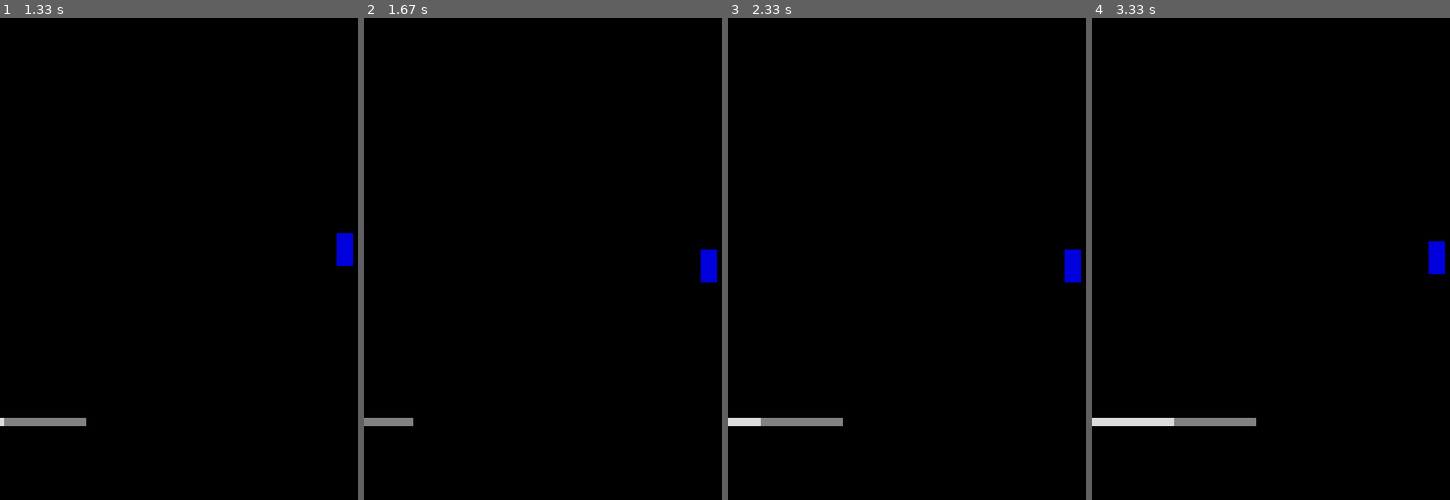
Above: before the commit, frames 1-4 (left to right).
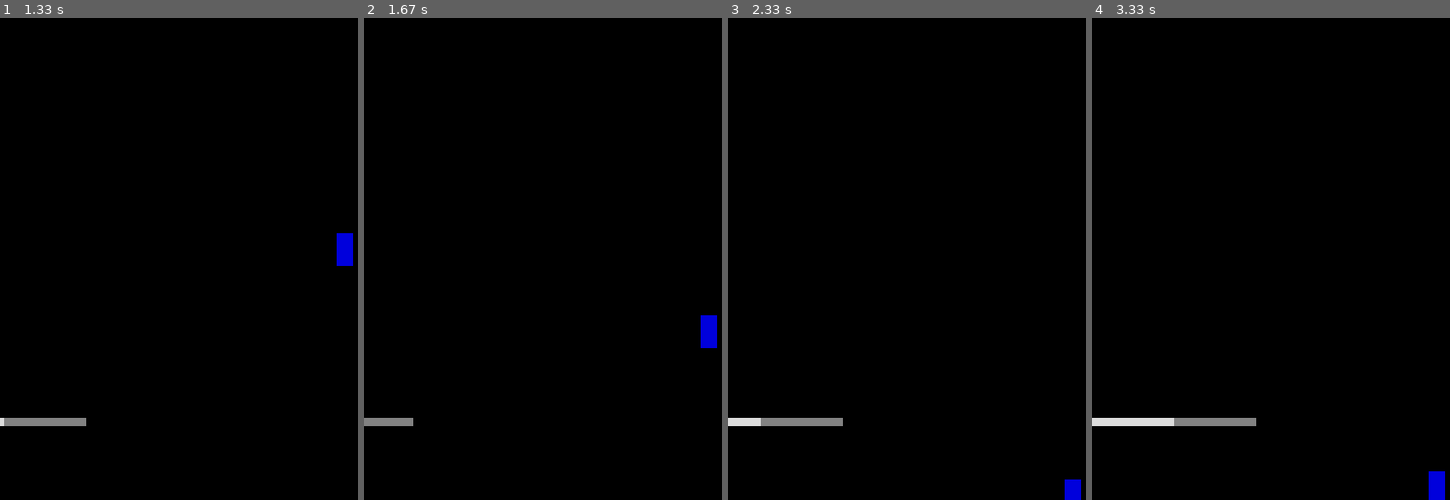
Above: after the commit, the same moments.

Repository: ericgarig/pyGame
Game: pygame game, started from main.py
Two runs of this game, one before a commit and one after it. Both use one fixed random seed, a clock stepped at 60 frames per second and the inputs below. The source is Python 2; it was converted automatically to run under Python 3.
Inputs:
- Up to frame 1 (1.33 s): hold D 0.33-0.8 s; hold W 0.83-1.13 s; hold D from 1.17 s (still down)
- Up to frame 2 (1.67 s): release D at 1.63 s
- Up to frame 3 (2.33 s): hold A 1.67-2.2 s; hold S from 2.23 s (still down)
- Up to frame 4 (3.33 s): release S at 2.53 s; hold A 2.57-2.97 s; hold W from 3 s (still down)

Frame 1 is identical in both runs. In frame 2, 0.6% of the frame differs, in the area x 94-99%, y 48-69%; in frame 3, 0.5%; in frame 4, 0.6%.

Commit message:
updated motion function

Diff:
--- a/charClass.py
+++ b/charClass.py
@@ -9,8 +9,8 @@
 
 class CharClass(BaseClass):
     allSprites = pygame.sprite.Group()
-    velx = 5
-    velY = 1
+    vel_X = 5
+    vel_Y = 1
 
     #base constructor
     def __init__(self,x,y,height,width,color):
@@ -32,70 +32,68 @@
 
     # returns an array of:
     #     [bottom, left, right, ceiling, isFloorSolid]
-    def can_move(self, wallList, minFloor,maxWidth):
-        can_move = [minFloor,0,maxWidth,0,1]
+    def movementArray(self, wallList, minFloor,maxWidth):
+        movementArray = [minFloor,0,maxWidth,0,1]
 
         for wall in wallList:
         	# floor
             if ( self.widthCenter >= wall.rect.x and
             	    self.widthCenter <= wall.rect.right and
             	    self.rect.bottom <= wall.rect.y and
-                    wall.rect.y < can_move[0] ):
-                can_move[0] = wall.rect.y
+                    wall.rect.y < movementArray[0] ):
+                movementArray[0] = wall.rect.y
                 if wall.type == 'solid':
-                    can_move[4] = 1
+                    movementArray[4] = 1
                 else:
-                    can_move[4] = 0
+                    movementArray[4] = 0
 
             # ceiling
             if ( self.rect.right >= wall.rect.x and
                     self.rect.x <= wall.rect.right and
                     self.rect.y >= wall.rect.bottom and
-                    wall.rect.bottom > can_move[3] and
+                    wall.rect.bottom > movementArray[3] and
                     wall.type == 'solid' ):
-                can_move[3] = wall.rect.bottom
+                movementArray[3] = wall.rect.bottom
 
             # walls
             if ( self.rect.y < wall.rect.bottom and
             	    self.rect.bottom > wall.rect.y ):
                 # left wall
                 if ( wall.rect.right <= self.rect.x and
-                	    wall.rect.right > can_move[1] ):
-                	can_move[1] = wall.rect.right
+                	    wall.rect.right > movementArray[1] ):
+                	movementArray[1] = wall.rect.right
                 # right wall
                 if (wall.rect.x >= self.rect.right and
-                	    wall.rect.x < can_move[2] ):
-                    can_move[2] = wall.rect.x
-        return can_move
+                	    wall.rect.x < movementArray[2] ):
+                    movementArray[2] = wall.rect.x
+        return movementArray
 
 
-    def motion (self,direction,jumping,fall_through,gravity,maxGravity,minFloor,maxWidth,wallList):
+    def motion (self,direction,jumping,fall_through,gravity,maxGravity,maxJumpAccel,minFloor,maxWidth,wallList):
     	moveArray = []
-    	moveArray = self.can_move(wallList,minFloor,maxWidth)
+    	moveArray = self.movementArray(wallList,minFloor,maxWidth)
 
         #print self.rect, moveArray
 
         #left/right
         if direction == 'Left' and moveArray[1] < self.rect.x:
         	for wall in wallList:
-        	    wall.rect.x += CharClass.velx   # move all walls right
+        	    wall.rect.x += CharClass.vel_X   # move all walls right
         elif direction == 'Right' and moveArray[2] > self.rect.x + self.rect.width:
         	for wall in wallList:
-        	    wall.rect.x -= CharClass.velx   # move all walls left
+        	    wall.rect.x -= CharClass.vel_X   # move all walls left
 
         # jumping/falling
         if jumping:
             if self.rect.y - gravity >= moveArray[3]:
                 self.rect.y -= gravity
         else:
-            if self.velY < maxGravity:
-                self.velY += gravity
-            fall_location = self.rect.y + self.velY
-            if ( moveArray[0] - self.rect.bottom ) < fall_location and moveArray[0] <> self.rect.bottom:
-                fall_location = moveArray[0] - self.rect.bottom
-            # nothing below
-            if fall_location + self.height <= moveArray[0]:
-                self.rect.y = fall_location
-            # there is a hollow floor, and user hit down
+            if self.vel_Y < maxGravity:
+                self.vel_Y += gravity
+
+            if (( moveArray[0] - self.rect.bottom ) > self.vel_Y and
+                    self.rect.y + self.vel_Y <= moveArray[0] ):
+                self.rect.y = self.rect.y + self.vel_Y
             elif fall_through == True and moveArray[4] == 0:
-                self.rect.y = fall_location
+                self.rect.y = self.rect.y + self.vel_Y
+        #print self.rect, moveArray, gravity, self.vel_Y
--- a/main.py
+++ b/main.py
@@ -36,6 +36,7 @@
 charHeight = 40
 gravity = 1
 maxGravity = 10
+maxJumpAccel = - 10
 minFloor = screenHeight + charHeight/2
 maxWidth = screenWidth # change this later to the max width of the map
 
@@ -105,7 +106,7 @@
 
 
     #LOGIC
-    char.motion(direction,jumping,fall_through,gravity,maxGravity,minFloor,maxWidth,MapClass.allSprites)
+    char.motion(direction,jumping,fall_through,gravity,maxGravity,maxJumpAccel,minFloor,maxWidth,MapClass.allSprites)
 
     #DRAW
     screen.fill(Black)
Not shown, changed: Text.pyc
Not shown, changed: charClass.pyc
